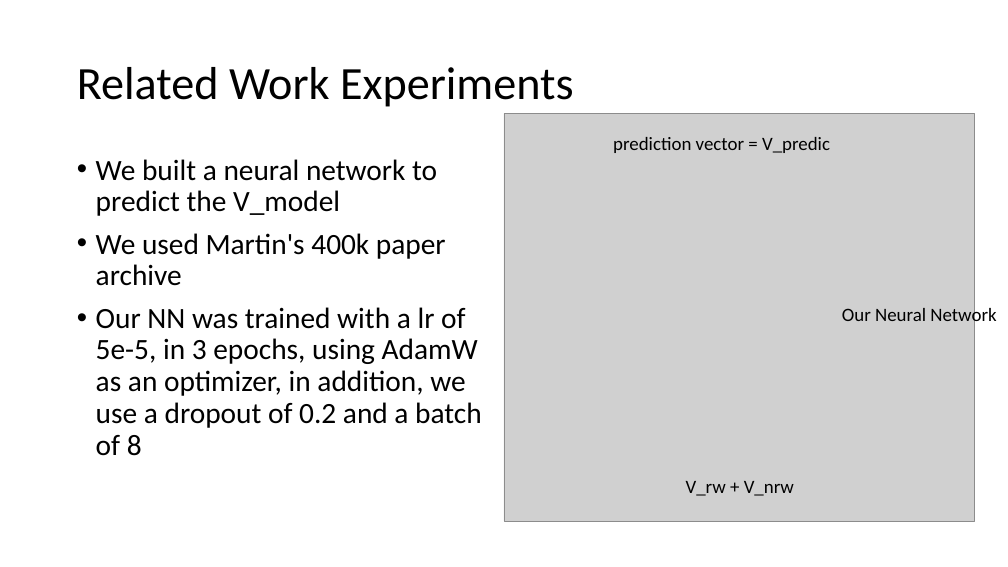
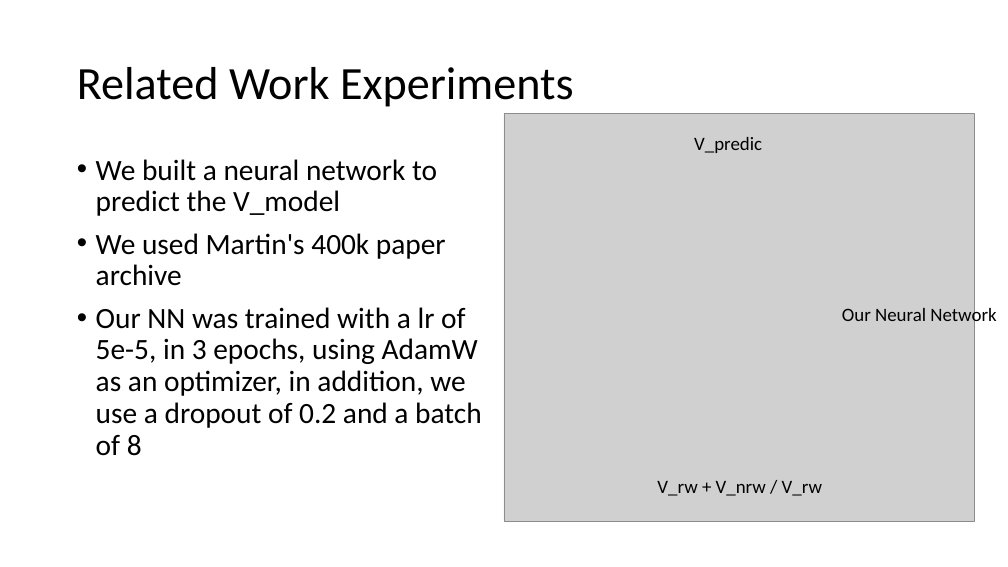
Before and after one commit to kwchurch/JSALT_Better_Together, a slide deck: slide 24 of slides/final_presentation_draft/Experiments/Related_Work_Hypothesis_final.pptx. Drawn at 1008x567 pixels with LibreOffice and Linux fonts; fonts in the diff are those of the drawing; grey boxes stand for pictures. Boxes give left, top, right and bottom in pixels: in the first picture for what was removed or moved away, otherwise in the second. Text is boxed around its words. In the diff, an @@ line names an element or a change of style, - is before the commit and + after.

```diff
--- a/slides/final_presentation_draft/Experiments/Related_Work_Hypothesis_final.pptx
+++ b/slides/final_presentation_draft/Experiments/Related_Work_Hypothesis_final.pptx
@@ text at (x1=694, y1=137, x2=762, y2=153): text changed @@
-prediction vector = V_predic
+V_predic
@@ text at (x1=657, y1=481, x2=822, y2=496): text changed @@
-V_rw + V_nrw
+V_rw + V_nrw / V_rw
```
Also in this commit, not shown: 4 other slides changed, 1 slide added.
